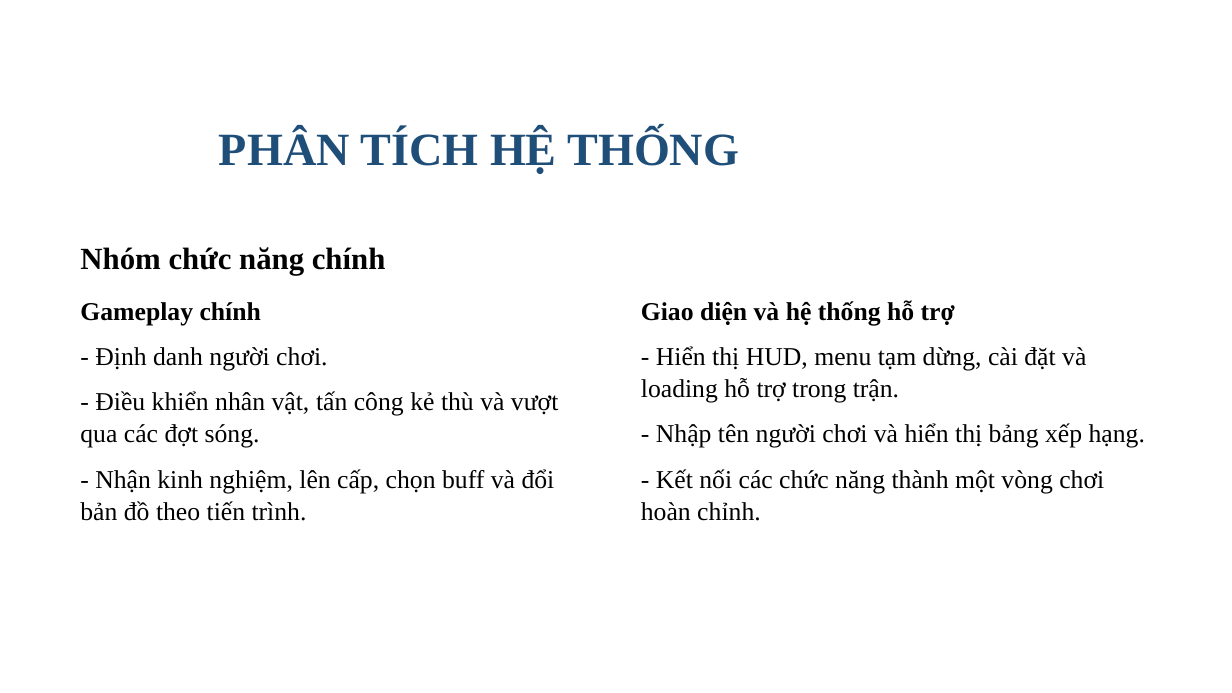
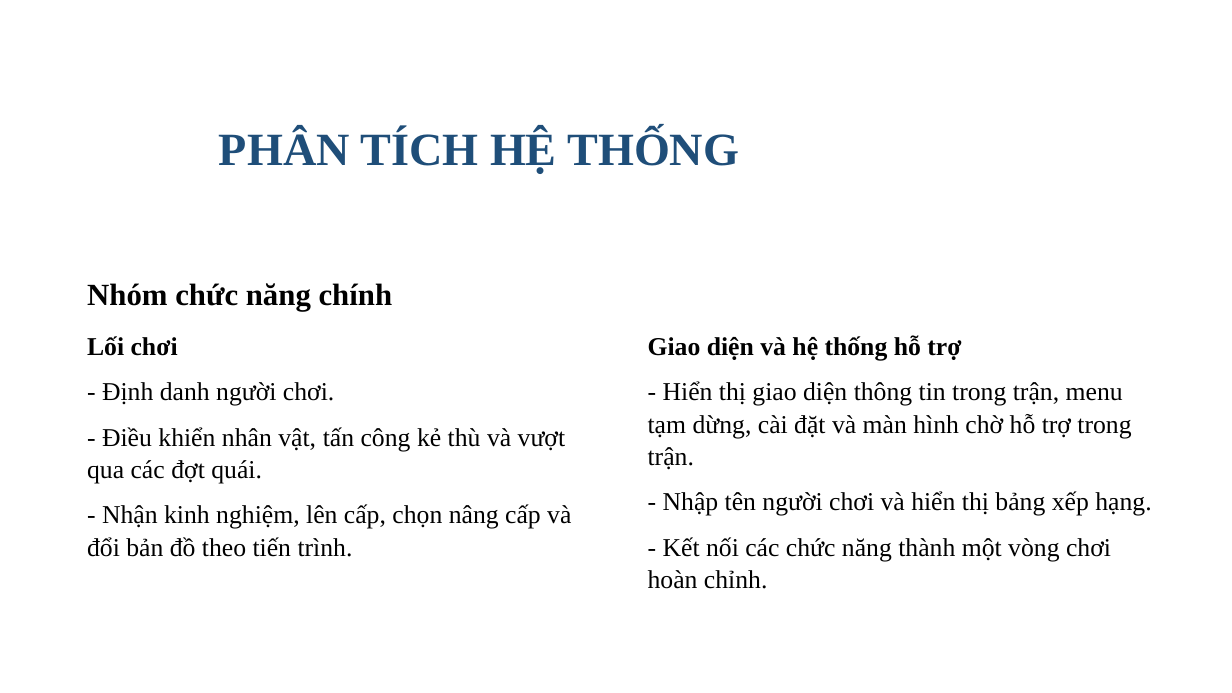
Before and after one commit to yuiai03/Roguelike_Project, a slide deck: slide 8 of output/ppt/ThaiVanHao-2121051075-DATHKT-fixed.pptx. Drawn at 1232x693 pixels with LibreOffice and Linux fonts; fonts in the diff are those of the drawing; background and template pictures are left out. Boxes give left, top, right and bottom in pixels: in the first picture for what was removed or moved away, otherwise in the second. Text is boxed around its words. In the diff, an @@ line names an element or a change of style, - is before the commit and + after.

```diff
--- a/output/ppt/ThaiVanHao-2121051075-DATHKT-fixed.pptx
+++ b/output/ppt/ThaiVanHao-2121051075-DATHKT-fixed.pptx
@@ 3 texts: place and size @@
-3 texts at box(80, 247, 1145, 521)
+3 texts at box(87, 283, 1151, 561)
@@ text at box(87, 336, 178, 356): text changed @@
-Gameplay chính
+Lối chơi
@@ text at box(648, 381, 1131, 470): text changed @@
-- Hiển thị HUD, menu tạm dừng, cài đặt và loading hỗ trợ trong trận.
+- Hiển thị giao diện thông tin trong trận, menu tạm dừng, cài đặt và màn hình chờ hỗ trợ trong trận.
@@ text at box(87, 427, 571, 557): text changed @@
-- Điều khiển nhân vật, tấn công kẻ thù và vượt qua các đợt sóng.
-- Nhận kinh nghiệm, lên cấp, chọn buff và đổi bản đồ theo tiến trình.
+- Điều khiển nhân vật, tấn công kẻ thù và vượt qua các đợt quái.
+- Nhận kinh nghiệm, lên cấp, chọn nâng cấp và đổi bản đồ theo tiến trình.
```
Also in this commit, not shown: 15 other slides changed, 2 slides added, 19 other files.
